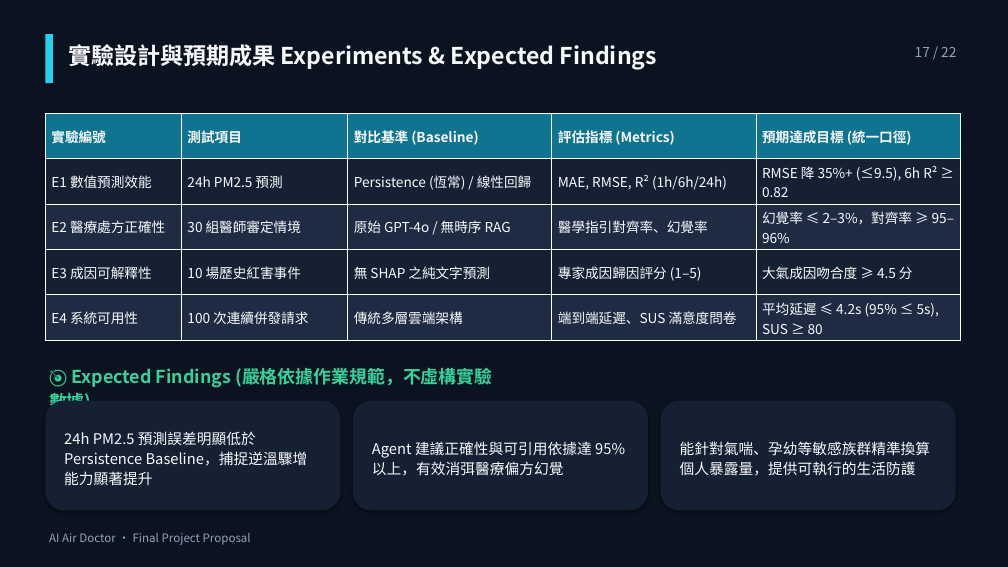
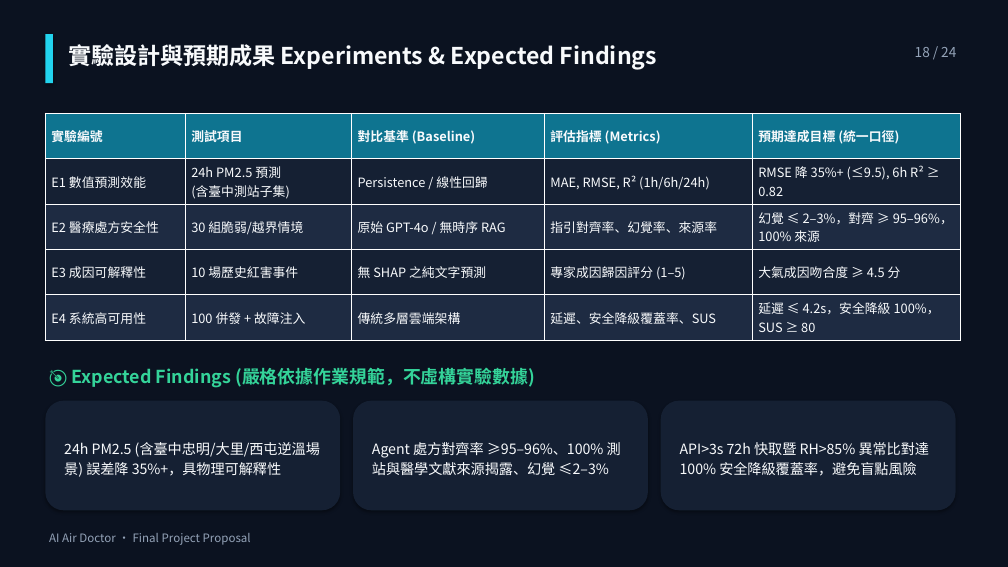
Before and after one commit to ajidohf9/DIC3_Proposal_Refactor_OpenSpec, a slide deck: slide 18 of docs/Proposal_AI_Air_Doctor.pptx (slide 17 before the commit). Drawn at 1008x567 pixels with LibreOffice and Linux fonts; fonts in the diff are those of the drawing. Boxes give left, top, right and bottom in pixels: in the first picture for what was removed or moved away, otherwise in the second. Text is boxed around its words. In the diff, an @@ line names an element or a change of style, - is before the commit and + after.

```diff
--- a/docs/Proposal_AI_Air_Doctor.pptx
+++ b/docs/Proposal_AI_Air_Doctor.pptx
@@ text at box(915, 47, 956, 57): text changed @@
-17 / 22
+18 / 24
@@ table at box(45, 113, 960, 340) @@
-row 2, column 2: 24h PM2.5 預測
+row 2, column 2: 24h PM2.5 預測 (含臺中測站子集)
-row 2, column 3: Persistence (恆常) / 線性回歸
+row 2, column 3: Persistence / 線性回歸
-row 3: E2 醫療處方正確性 | 30 組醫師審定情境 | 原始 GPT-4o / 無時序 RAG | 醫學指引對齊率、幻覺率 | 幻覺率 ≤ 2–3%，對齊率 ≥ 95–96%
+row 3: E2 醫療處方安全性 | 30 組脆弱/越界情境 | 原始 GPT-4o / 無時序 RAG | 指引對齊率、幻覺率、來源率 | 幻覺 ≤ 2–3%，對齊 ≥ 95–96%，100% 來源
-row 5: E4 系統可用性 | 100 次連續併發請求 | 傳統多層雲端架構 | 端到端延遲、SUS 滿意度問卷 | 平均延遲 ≤ 4.2s (95% ≤ 5s), SUS ≥ 80
+row 5: E4 系統高可用性 | 100 併發 + 故障注入 | 傳統多層雲端架構 | 延遲、安全降級覆蓋率、SUS | 延遲 ≤ 4.2s，安全降級 100%，SUS ≥ 80
@@ size 13 to 12.2 pt in "實驗編號", "測試項目", "對比基準 (Baseline)", "評估指標 (Metrics)" and 11 more places @@
@@ text "🎯 Expected Findings (嚴格依據作業規範，不虛構實驗數據)" rewrapped from box(49, 368, 492, 405) to box(71, 368, 535, 388) @@
@@ text at box(64, 442, 320, 477): text changed; size 14 to 13.5 pt @@
-24h PM2.5 預測誤差明顯低於 Persistence Baseline，捕捉逆溫驟增能力顯著提升
+24h PM2.5 (含臺中忠明/大里/西屯逆溫場景) 誤差降 35%+，具物理可解釋性
@@ text at box(372, 442, 621, 475): text changed; size 14 to 13.5 pt @@
-Agent 建議正確性與可引用依據達 95% 以上，有效消弭醫療偏方幻覺
+Agent 處方對齊率 ≥95–96%、100% 測站與醫學文獻來源揭露、幻覺 ≤2–3%
@@ text at box(680, 442, 930, 476): text changed; size 14 to 13.5 pt @@
-能針對氣喘、孕幼等敏感族群精準換算個人暴露量，提供可執行的生活防護
+API>3s 72h 快取暨 RH>85% 異常比對達 100% 安全降級覆蓋率，避免盲點風險
```
Also in this commit, not shown: 20 other slides changed, 2 slides added, 9 other files.
